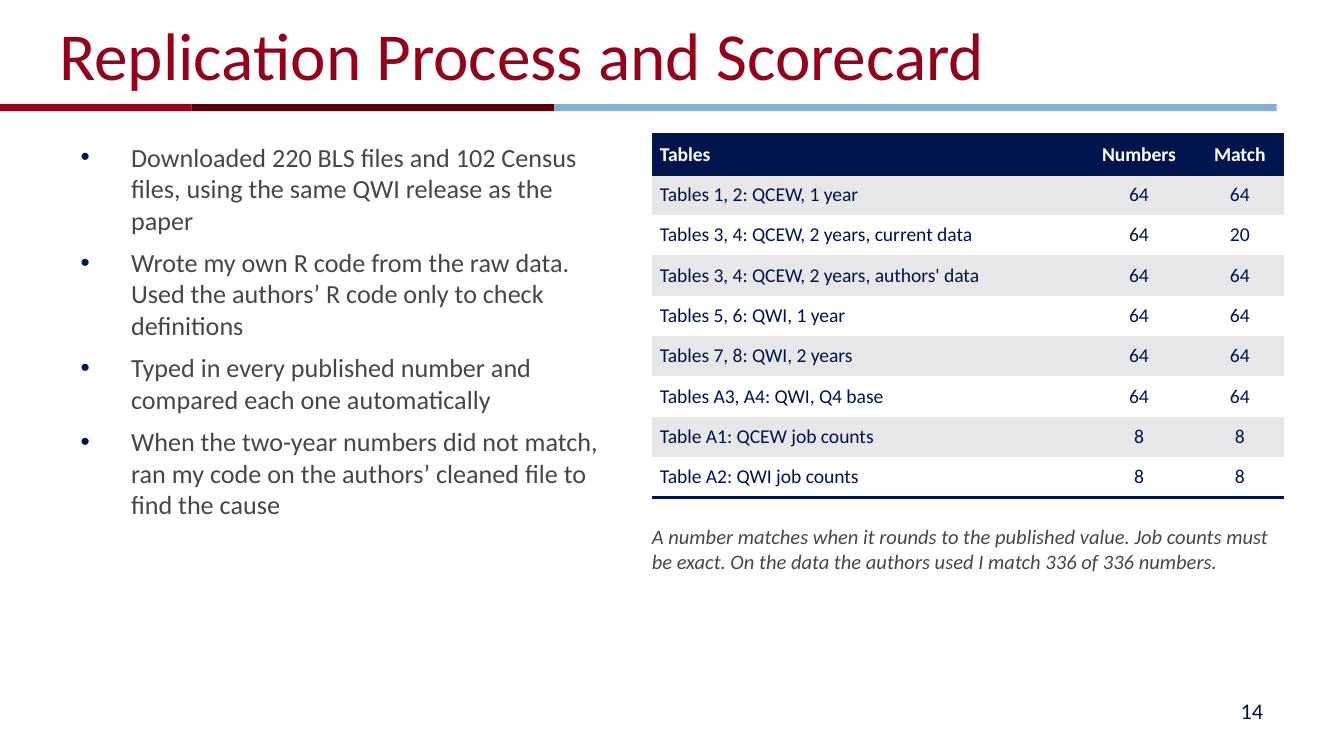
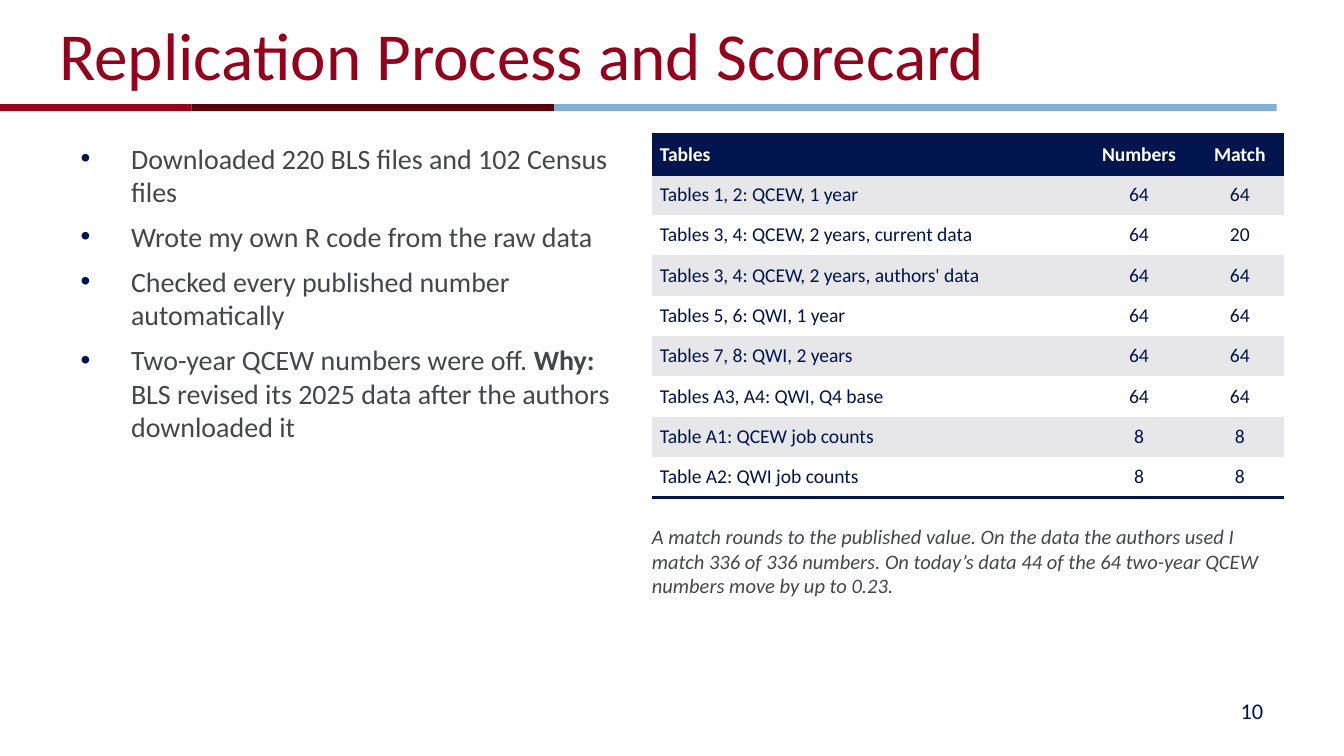
Before and after one commit to NitinLodha2812/stat5200-fastfood-replication, a slide deck: slide 10 of presentation/replication_presentation.pptx (slide 14 before the commit). Drawn at 1344x756 pixels with LibreOffice and Linux fonts; fonts in the diff are those of the drawing; background and template pictures are left out. Boxes give left, top, right and bottom in pixels: in the first picture for what was removed or moved away, otherwise in the second. Text is boxed around its words. In the diff, an @@ line names an element or a change of style, - is before the commit and + after.

```diff
--- a/presentation/replication_presentation.pptx
+++ b/presentation/replication_presentation.pptx
@@ text at (x1=131, y1=149, x2=609, y2=437): text changed; size 14 to 15 pt @@
-• Downloaded 220 BLS files and 102 Census files, using the same QWI release as the paper
-• Wrote my own R code from the raw data. Used the authors’ R code only to check definitions
-• Typed in every published number and compared each one automatically
-• When the two-year numbers did not match, ran my code on the authors’ cleaned file to find the cause
+• Downloaded 220 BLS files and 102 Census files
+• Wrote my own R code from the raw data
+• Checked every published number automatically
+• Two-year QCEW numbers were off. Why: BLS revised its 2025 data after the authors downloaded it
@@ text at (x1=652, y1=529, x2=1258, y2=597): text changed @@
-A number matches when it rounds to the published value. Job counts must be exact. On the data the authors used I match 336 of 336 numbers.
+A match rounds to the published value. On the data the authors used I match 336 of 336 numbers. On today’s data 44 of the 64 two-year QCEW numbers move by up to 0.23.
@@ page number at (x1=1241, y1=704, x2=1264, y2=719): text changed @@
-14
+10
```
Also in this commit, not shown: 10 other slides changed, 5 slides removed, 2 other files.
